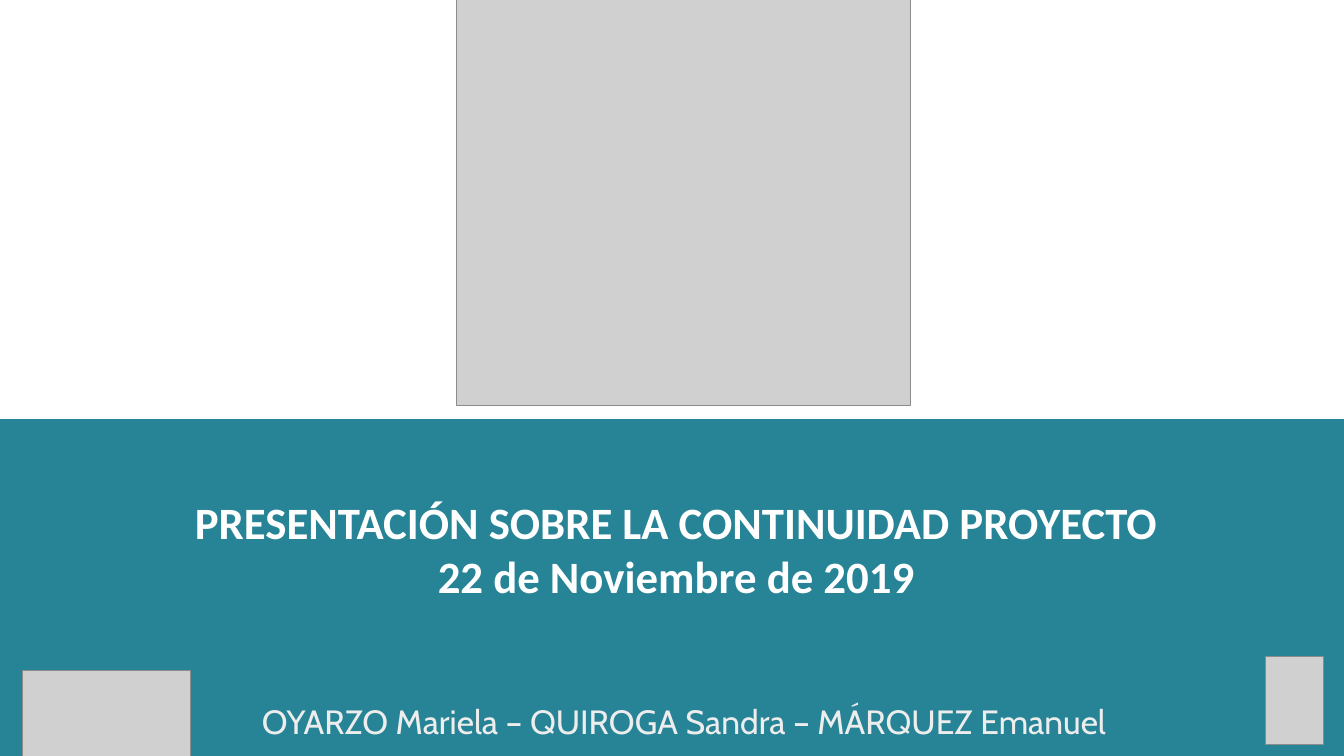
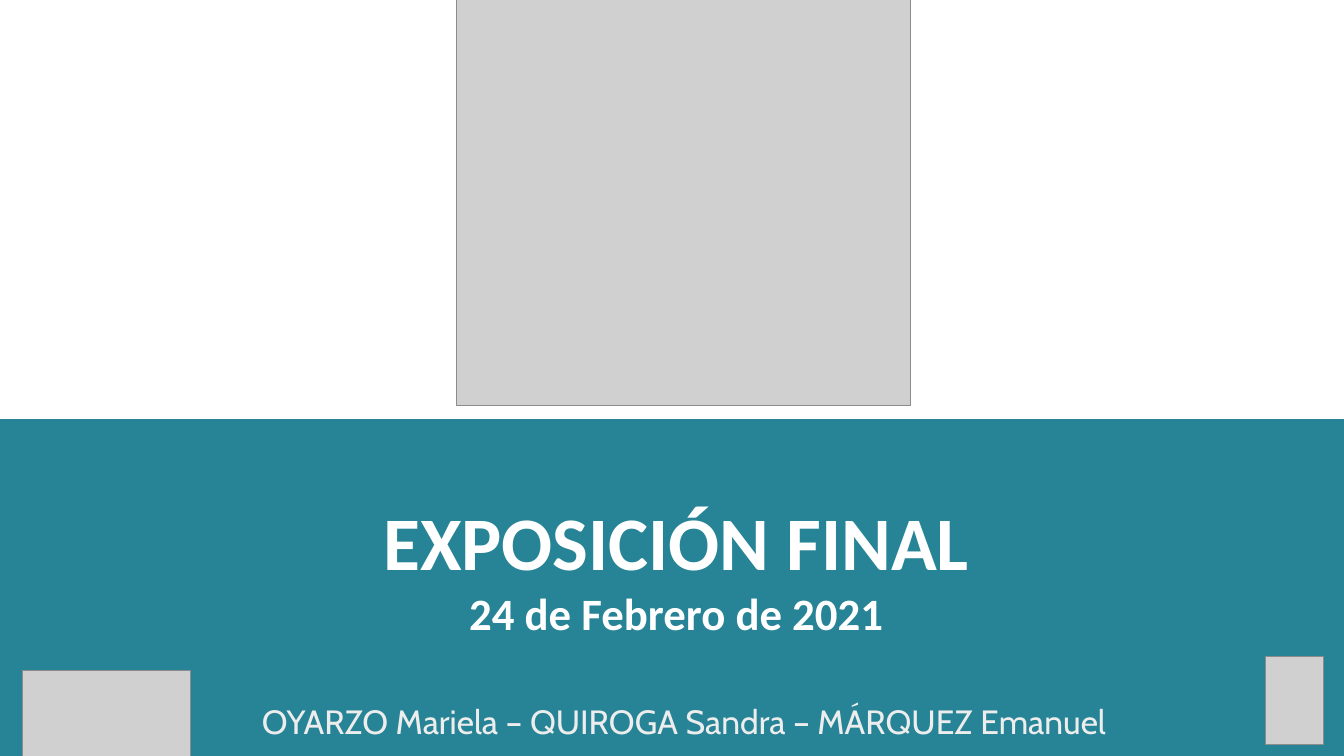
Before and after one commit to grupoyenu/yenu, a slide deck: slide 1 of 08. Presentaciones/Presentación 11.pptx. Drawn at 1344x756 pixels with LibreOffice and Linux fonts; fonts in the diff are those of the drawing; grey boxes stand for pictures. Boxes give left, top, right and bottom in pixels: in the first picture for what was removed or moved away, otherwise in the second. Text is boxed around its words. In the diff, an @@ line names an element or a change of style, - is before the commit and + after.

```diff
--- a/08. Presentaciones/Presentación 11.pptx
+++ b/08. Presentaciones/Presentación 11.pptx
@@ text at (383, 507, 969, 631): text changed @@
-PRESENTACIÓN SOBRE LA CONTINUIDAD PROYECTO
-22 de Noviembre de 2019
+EXPOSICIÓN FINAL
+24 de Febrero de 2021
```
Also in this commit, not shown: 9 other slides changed, 1 slide added.
